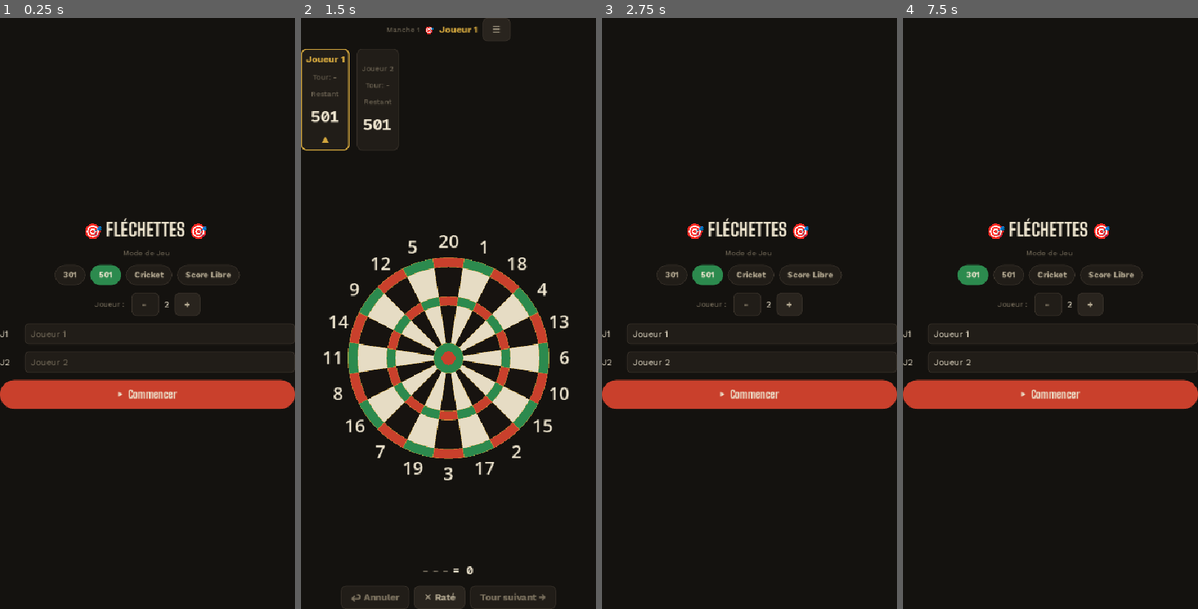
Above: before the commit, frames 1-4 (left to right).
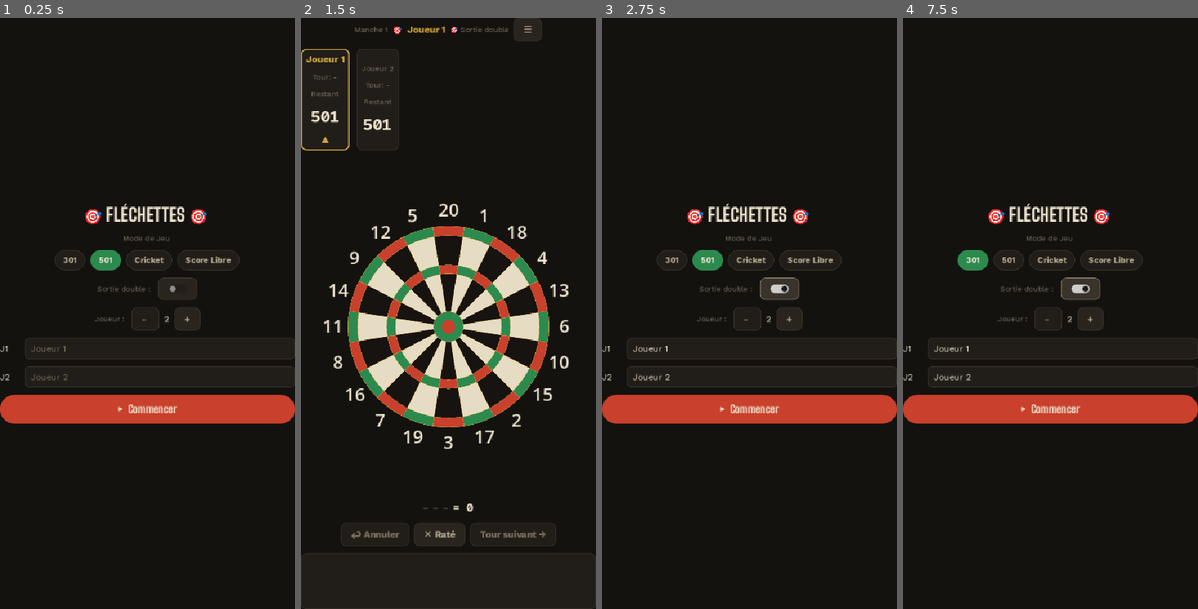
Above: after the commit, the same moments.

Repository: hugewilfried-hub/flechepointe
Game: Godot game, scene res://scenes/MainMenu.tscn
Same seed, same stepped clock (60 frames per second), same inputs: the game is played once before the commit and once after it.
Inputs (mouse positions are in pixels of both pictures, inside the frame that each line leads up to):
- Up to frame 1 (0.25 s): no input
- Up to frame 2 (1.5 s): click (478, 289) at 0.52 s; click "▶ Commencer" at 1.25 s
- Up to frame 3 (2.75 s): click "☰" at 2 s
- Up to frame 4 (7.5 s): click "301" at 2.75 s; click "501" at 3.5 s; click "Cricket" at 4.25 s; click "Score Libre" at 5 s; click "+" at 5.75 s; click "-" at 6.5 s; click "301" at 7.25 s

The runs differ from the first frame. In frame 1, 8.8% of the frame differs, in the area x 0-100%, y 31-69%; in frame 2, 21%, in the area x 0-100%, y 0-100%; in frame 3, 9.1%; in frame 4, 9.1%.

Commit message:
Ajoute la règle sortie double (301/501) et l'historique des tours en jeu
- MainMenu propose un toggle "Sortie double" (301/501 uniquement),
  persisté dans GameData.double_out et transmis à Game au démarrage.
- Game applique la règle : atteindre 0 sans finir sur un double est
  traité comme un bust classique quand l'option est active.
- Ajoute un panneau défilant sous les boutons de tour affichant le
  journal des tours joués (fléchettes + résultat), sans attendre le
  WinScreen.

Co-Authored-By: Claude Sonnet 5 <noreply@anthropic.com>
Claude-Session: https://claude.ai/code/session_01QJDJNnS4Nm49U93WB6Q9Yf

Diff:
--- a/autoloads/GameData.gd
+++ b/autoloads/GameData.gd
@@ -19,6 +19,12 @@
 # ── Paramètres de la partie ──────────────────
 var game_mode: GameMode = GameMode.MODE_501
 var player_names: Array[String] = []
+
+# Règle "sortie double" (301/501 uniquement) : si activée, un joueur ne
+# peut gagner qu'en terminant exactement sur un double (D1..D20 ou Bull
+# double = 50). Réglée depuis MainMenu, non réinitialisée par setup_game()
+# pour qu'elle survive à un "Rejouer" (comme game_mode/player_names).
+var double_out: bool = false
 
 # ── État en cours ────────────────────────────
 var players: Array[Dictionary] = []
--- a/scenes/Game.gd
+++ b/scenes/Game.gd
@@ -22,6 +22,7 @@
 
 @onready var lbl_round:   Label         = $VBoxContainer/top_bar/lbl_round
 @onready var lbl_player:  Label         = $VBoxContainer/top_bar/lbl_current_player
+@onready var lbl_double_out: Label      = $VBoxContainer/top_bar/lbl_double_out
 @onready var btn_menu:    Button        = $VBoxContainer/top_bar/btn_menu
 @onready var score_panel                = $VBoxContainer/score_panel/HBoxContainer
 @onready var dartboard:   Control       = $VBoxContainer/dartboard
@@ -33,6 +34,7 @@
 @onready var btn_undo:    Button        = $VBoxContainer/throw_panel/HFlowContainer/btn_undo
 @onready var btn_miss:    Button        = $VBoxContainer/throw_panel/HFlowContainer/btn_miss
 @onready var btn_next:    Button        = $VBoxContainer/throw_panel/HFlowContainer/btn_next
+@onready var history_list: VBoxContainer = $VBoxContainer/history_panel/history_scroll/history_list
 #@onready var btn_end_free: Button       = $VBox/ThrowPanel/BtnRow/btn_End_Free
 var btn_end_free: Button = null
 
@@ -44,6 +46,12 @@
 # true dès que le tour dépasse le score restant en 301/501 ("bust").
 # Dans ce cas les 3 fléchettes du tour ne comptent pour rien.
 var _bust: bool = false
+
+# Journal des tours joués depuis le début de la partie (affiché dans
+# history_panel), le plus récent en premier. Purement local à l'écran :
+# repart de zéro à chaque nouvelle partie/rejoue (nouvelle instance de Game).
+const MAX_HISTORY_ENTRIES := 50
+var _turn_log: Array[String] = []
 
 func _ready() -> void:
 	print("[Game] _ready() -> mode=%s, joueur courant=%s" % [
@@ -73,6 +81,10 @@
 	# En mode Cricket, la cible assombrit les numéros qui ne comptent pas
 	# (1-14) pour aider visuellement à viser les bons secteurs.
 	dartboard.cricket_mode = (GameData.game_mode == GameData.GameMode.CRICKET)
+
+	# Rappel visuel de la règle "sortie double" si elle est active (301/501 uniquement).
+	lbl_double_out.visible = GameData.double_out and GameData.game_mode in [GameData.GameMode.MODE_301, GameData.GameMode.MODE_501]
+
 	_start_turn()
 
 # ─────────────────────────────────────────────
@@ -210,6 +222,7 @@
 	if _bust:
 		print("[Game] %s a fait BUST -> score inchangé (%d)" % [player["name"], player["score"]])
 		player["history"].append({"darts": _darts.duplicate(), "bust": true})
+		_log_turn(player, true)
 		return
 
 	var total     := _turn_total()
@@ -218,16 +231,39 @@
 	if new_score < 0:
 		print("[Game] %s -> bust détecté à l'application (%d - %d < 0)" % [player["name"], player["score"], total])
 		player["history"].append({"darts": _darts.duplicate(), "bust": true})
+		_log_turn(player, true)
+		return
+
+	# Règle "sortie double" : si activée, atteindre 0 ne suffit pas, il
+	# faut que la fléchette qui ramène le score à exactement 0 soit un
+	# double (ou le Bull double = 50). Sinon, le tour est un bust classique
+	# (le score ne bouge pas), comme dans une vraie partie de fléchettes.
+	if new_score == 0 and GameData.double_out and not _finished_on_double(player["score"]):
+		print("[Game] %s atteint 0 mais pas sur un double (sortie double active) -> BUST" % player["name"])
+		player["history"].append({"darts": _darts.duplicate(), "bust": true})
+		_log_turn(player, true)
 		return
 
 	player["score"] = new_score
 	player["history"].append({"darts": _darts.duplicate(), "score_after": new_score})
 	print("[Game] %s marque %d points -> score restant = %d" % [player["name"], total, new_score])
+	_log_turn(player, false)
 
 	if new_score == 0:
 		print("[Game] %s atteint 0 pile -> VICTOIRE" % player["name"])
 		GameData.game_over    = true
 		GameData.winner_index = GameData.current_player_index
+
+## Retrouve la fléchette qui a ramené le score à exactement 0 (première
+## fléchette du tour dont le total cumulé égale le score de départ) et
+## indique si c'est un double. Utilisé par la règle "sortie double".
+func _finished_on_double(start_score: int) -> bool:
+	var running := 0
+	for d in _darts:
+		running += d["number"] * d["multiplier"]
+		if running == start_score:
+			return d["multiplier"] == 2
+	return false
 
 ## Règles Cricket : chaque numéro (15-20 + Bull) doit être "ouvert" avec
 ## 3 marques avant de rapporter des points. Une fléchette peut à la fois
@@ -269,6 +305,7 @@
 				print("[Game] %s marque %d pts supplémentaires sur le %d (fermeture + surplus)" % [player["name"], n * scoring_m, n])
 
 	player["history"].append({"darts": _darts.duplicate()})
+	_log_turn(player, false)
 
 	if GameData.cricket_win(GameData.current_player_index):
 		GameData.game_over    = true
@@ -282,6 +319,7 @@
 	player["free_score"] += total
 	player["history"].append({"darts": _darts.duplicate(), "score_after": player["free_score"]})
 	print("[Game] %s ajoute %d pts -> total = %d" % [player["name"], total, player["free_score"]])
+	_log_turn(player, false)
 
 # ─────────────────────────────────────────────
 #  Rafraîchissement de l'interface
@@ -328,6 +366,55 @@
 			GameData.game_mode,
 			pending
 		)
+
+## Ajoute une ligne au journal des tours affiché dans history_panel, à
+## partir de l'état du joueur APRÈS application du tour (bust ou non).
+## Sert à visualiser le déroulé de la partie sans attendre le WinScreen.
+func _log_turn(player: Dictionary, bust: bool) -> void:
+	var darts_str := "—"
+	if not _darts.is_empty():
+		var labels: Array[String] = []
+		for d in _darts:
+			labels.append(d["label"])
+		darts_str = " ".join(labels)
+
+	var result_str: String
+	if bust:
+		result_str = "💥 Bust"
+	else:
+		match GameData.game_mode:
+			GameData.GameMode.MODE_301, GameData.GameMode.MODE_501:
+				result_str = "%d restant" % player["score"]
+			GameData.GameMode.CRICKET:
+				result_str = "%d pts" % player["cricket_score"]
+			GameData.GameMode.FREE_SCORE:
+				result_str = "%d pts" % player["free_score"]
+			_:
+				result_str = ""
+
+	var entry := "M%d · %s : %s → %s" % [GameData.round_number, player["name"], darts_str, result_str]
+	_add_history_entry(entry)
+
+## Insère `entry` en tête du journal (le plus récent en haut) et borne sa
+## taille pour ne pas accumuler indéfiniment de nœuds à l'écran.
+func _add_history_entry(entry: String) -> void:
+	_turn_log.push_front(entry)
+	if _turn_log.size() > MAX_HISTORY_ENTRIES:
+		_turn_log.resize(MAX_HISTORY_ENTRIES)
+	_refresh_history_panel()
+
+## Reconstruit entièrement la liste affichée (même logique "brutale" que
+## ScorePanel.refresh : plus simple à maintenir qu'une mise à jour incrémentale).
+func _refresh_history_panel() -> void:
+	for child in history_list.get_children():
+		child.queue_free()
+
+	for entry in _turn_log:
+		var lbl := Label.new()
+		lbl.text                  = entry
+		lbl.theme_type_variation  = &"MutedLabel"
+		lbl.autowrap_mode         = TextServer.AUTOWRAP_WORD_SMART
+		history_list.add_child(lbl)
 
 ## Affiche un message temporaire (ex: "Hors jeu") puis revient à
 ## l'affichage normal du bust après 1.2 seconde.
--- a/scenes/Game.tscn
+++ b/scenes/Game.tscn
@@ -32,6 +32,12 @@
 [node name="lbl_current_player" type="Label" parent="VBoxContainer/top_bar" unique_id=531711820]
 layout_mode = 2
 theme_type_variation = &"AccentLabel"
+
+[node name="lbl_double_out" type="Label" parent="VBoxContainer/top_bar"]
+visible = false
+layout_mode = 2
+theme_type_variation = &"MutedLabel"
+text = "🎯 Sortie double"
 
 [node name="btn_menu" type="Button" parent="VBoxContainer/top_bar" unique_id=1158849970]
 layout_mode = 2
@@ -94,3 +100,15 @@
 layout_mode = 2
 theme_type_variation = &"AccentButton"
 text = "Tour suivant →"
+
+[node name="history_panel" type="PanelContainer" parent="VBoxContainer"]
+custom_minimum_size = Vector2(0, 90)
+layout_mode = 2
+
+[node name="history_scroll" type="ScrollContainer" parent="VBoxContainer/history_panel"]
+layout_mode = 2
+follow_focus = true
+
+[node name="history_list" type="VBoxContainer" parent="VBoxContainer/history_panel/history_scroll"]
+layout_mode = 2
+size_flags_horizontal = 3
--- a/scenes/MainMenu.gd
+++ b/scenes/MainMenu.gd
@@ -14,6 +14,8 @@
 @onready var btn_501:           Button        = $VBoxContainer/mode_box/btn_501
 @onready var btn_cricket:       Button        = $VBoxContainer/mode_box/bnt_cricket
 @onready var btn_free:          Button        = $VBoxContainer/mode_box/bnt_free
+@onready var double_out_row:    HFlowContainer = $VBoxContainer/double_out_row
+@onready var chk_double_out:    CheckButton   = $VBoxContainer/double_out_row/chk_double_out
 @onready var btn_minus:         Button        = $VBoxContainer/joueur_row/btn_minus
 @onready var btn_plus:          Button        = $VBoxContainer/joueur_row/btn_plus
 @onready var lbl_count:         Label         = $VBoxContainer/joueur_row/lbl_count
@@ -22,6 +24,7 @@
 
 var _mode: GameData.GameMode = GameData.GameMode.MODE_501
 var _player_count: int = 2
+var _double_out: bool = false
 
 const MIN_PLAYERS := 2
 const MAX_PLAYERS := 8
@@ -38,12 +41,15 @@
 	btn_minus.pressed.connect(func(): _change_count(-1))
 	btn_plus.pressed.connect(func():  _change_count(+1))
 	btn_start.pressed.connect(_on_start)
+	chk_double_out.toggled.connect(_on_double_out_toggled)
 
 	# Pré-remplir si on revient du WinScreen (rejouer)
 	if GameData.player_names.size() >= 2:
 		_player_count = GameData.player_names.size()
 		_mode         = GameData.game_mode
+		_double_out   = GameData.double_out
 
+	chk_double_out.button_pressed = _double_out
 	_rebuild_names()
 	_refresh_mode_buttons()
 	_refresh_count_label()
@@ -66,6 +72,9 @@
 		GameData.GameMode.CRICKET:      btn_cricket.theme_type_variation = &"SegButtonSelected"
 		GameData.GameMode.FREE_SCORE:   btn_free.theme_type_variation    = &"SegButtonSelected"
 
+	# La sortie double n'a de sens qu'en 301/501 (compte à rebours).
+	double_out_row.visible = (_mode == GameData.GameMode.MODE_301 or _mode == GameData.GameMode.MODE_501)
+
 # ─────────────────────────────────────────────
 #  Nombre de joueurs
 # ─────────────────────────────────────────────
@@ -76,6 +85,10 @@
 	print("[MainMenu] Nombre de joueurs -> %d" % _player_count)
 	_rebuild_names()
 	_refresh_count_label()
+
+func _on_double_out_toggled(pressed: bool) -> void:
+	print("[MainMenu] Sortie double -> %s" % pressed)
+	_double_out = pressed
 
 func _refresh_count_label() -> void:
 	lbl_count.text = str(_player_count)
@@ -126,6 +139,7 @@
 		var n    := edit.text.strip_edges()
 		names.append(n if n != "" else "Joueur %d" % (i + 1))
 
-	print("[MainMenu] Démarrage de la partie : mode=%s, joueurs=%s" % [GameData.GameMode.keys()[_mode], names])
+	print("[MainMenu] Démarrage de la partie : mode=%s, joueurs=%s, sortie double=%s" % [GameData.GameMode.keys()[_mode], names, _double_out])
+	GameData.double_out = _double_out
 	GameData.setup_game(_mode, names)
 	get_tree().change_scene_to_file(GAME_SCENE)
--- a/scenes/MainMenu.tscn
+++ b/scenes/MainMenu.tscn
@@ -56,6 +56,18 @@
 theme_type_variation = &"SegButton"
 text = "Score Libre"
 
+[node name="double_out_row" type="HFlowContainer" parent="VBoxContainer"]
+layout_mode = 2
+alignment = 1
+
+[node name="Label" type="Label" parent="VBoxContainer/double_out_row"]
+layout_mode = 2
+theme_type_variation = &"MutedLabel"
+text = "Sortie double : "
+
+[node name="chk_double_out" type="CheckButton" parent="VBoxContainer/double_out_row"]
+layout_mode = 2
+
 [node name="joueur_row" type="HFlowContainer" parent="VBoxContainer"]
 layout_mode = 2
 alignment = 1
